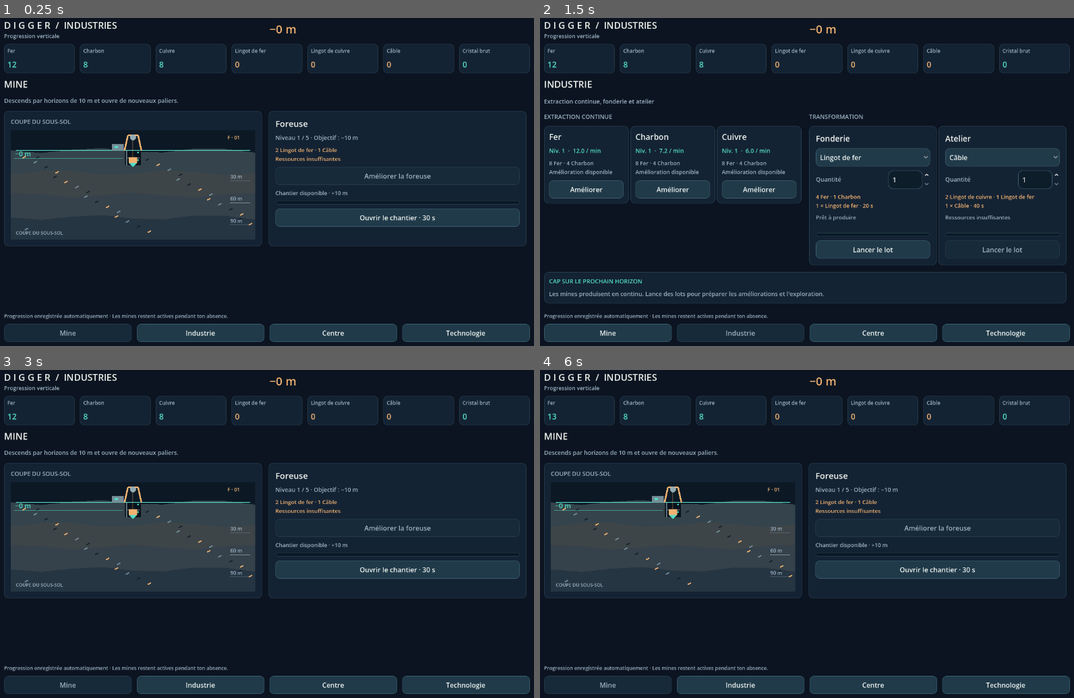
Above: before the commit, frames 1-4 (two rows, left to right).
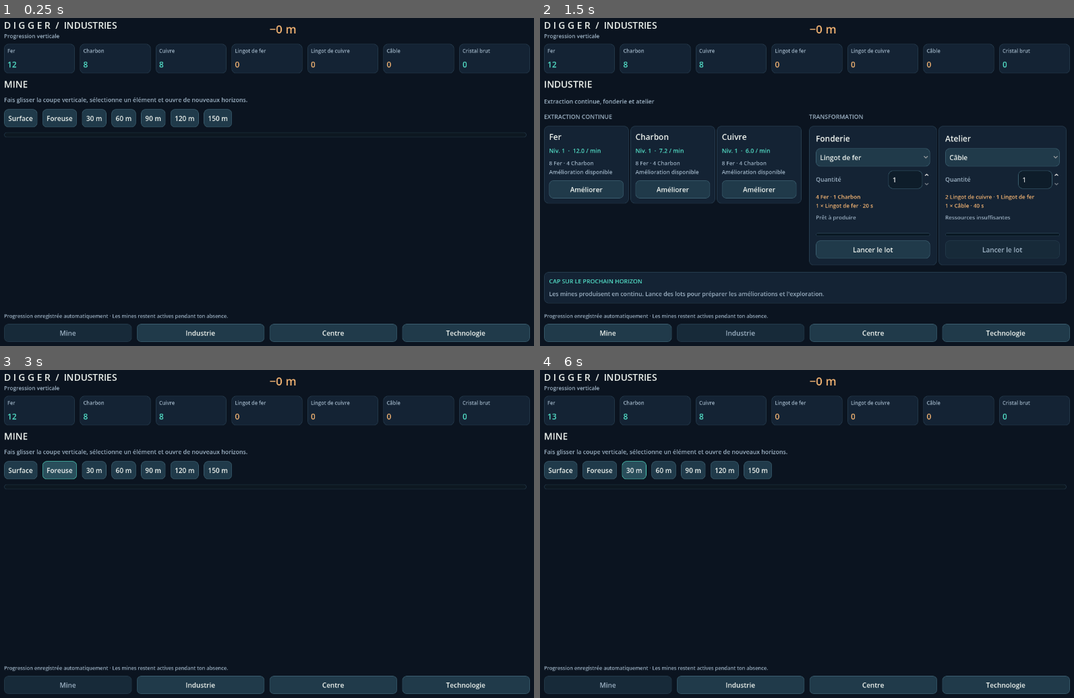
Above: after the commit, the same moments.

Repository: devjonathan1999-del/Project-Digger
Game: Godot game, scene res://scenes/main.tscn
Two runs of this game, one before a commit and one after it. Both use one fixed random seed, a clock stepped at 60 frames per second and the inputs below.
Inputs (mouse positions are in pixels of both pictures, inside the frame that each line leads up to):
- Up to frame 1 (0.25 s): no input
- Up to frame 2 (1.5 s): click (561, 119) at 0.5 s, where only the run after the commit has a clickable "Surface"; click "Industrie" at 1.25 s
- Up to frame 3 (3 s): click "Mine" at 2 s; click (58, 471) at 2.75 s, where only the run after the commit has a clickable "Foreuse"
- Up to frame 4 (6 s): click "Centre" at 3.5 s; click "Technologie" at 4.25 s; click "Mine" at 5 s; click (636, 471) at 5.75 s, where only the run after the commit has a clickable "30 m"

The runs differ from the first frame. In frame 1, 20% of the frame differs, in the area x 0-99%, y 24-70%; in frame 2, nothing differs; in frame 3, 20%; in frame 4, 20%.
Error after the commit: Parse Error: Cannot infer the type of "x" variable because the value doesn't have a set type. (res://src/industry/ui/mine_world.gd:149)

Commit message:
feat: integrate interactive vertical mine world

Diff:
--- a/src/industry/ui/industry_screen.gd
+++ b/src/industry/ui/industry_screen.gd
@@ -3,7 +3,8 @@
 
 const Catalog = preload("res://src/industry/industry_catalog.gd")
 const Style = preload("res://src/industry/ui/industry_theme.gd")
-const Overview = preload("res://src/industry/ui/mine_overview.gd")
+const MineWorldScript = preload("res://src/industry/ui/mine_world.gd")
+const SitePanelScript = preload("res://src/industry/ui/site_panel.gd")
 const IndustryPanelScript = preload("res://src/industry/ui/industry_panel.gd")
 const CenterPanelScript = preload("res://src/industry/ui/center_panel.gd")
 const TechnologyPanelScript = preload("res://src/industry/ui/technology_panel.gd")
@@ -13,11 +14,14 @@
 var _wallet_grid: GridContainer
 var _content_host: VBoxContainer
 var _mine_panel: VBoxContainer
+var _mine_layout: BoxContainer
+var _mine_world
+var _site_panel
+var _milestone_buttons: Dictionary = {}
 var _industry_panel
 var _center_panel
 var _technology_panel
 var _depth: Label
-var _overview: Control
 var _drill_info: Label
 var _drill_cost: Label
 var _drill_upgrade: Button
@@ -129,25 +133,53 @@
     _mine_panel = VBoxContainer.new()
     _mine_panel.name = "MinePanel"
     _mine_panel.size_flags_horizontal = Control.SIZE_EXPAND_FILL
-    _mine_panel.add_theme_constant_override("separation", 14)
+    _mine_panel.add_theme_constant_override("separation", 12)
     _content_host.add_child(_mine_panel)
     _label(_mine_panel, "MINE", 22)
-    _label(_mine_panel, "Descends par horizons de 10 m et ouvre de nouveaux paliers.", 14, Style.MUTED)
-    var row := BoxContainer.new()
-    row.name = "MineColumns"
-    row.size_flags_horizontal = Control.SIZE_EXPAND_FILL
-    row.add_theme_constant_override("separation", 16)
-    _mine_panel.add_child(row)
-
-    var survey := _card(row)
-    survey.custom_minimum_size.x = 280
-    _label(survey, "COUPE DU SOUS-SOL", 14, Style.MUTED)
-    _overview = Overview.new()
-    survey.add_child(_overview)
-
-    var drill := _card(row)
-    _label(drill, "Foreuse", 20)
-    _drill_info = _label(drill, "", 14, Style.MUTED)
+    _label(_mine_panel, "Fais glisser la coupe verticale, sélectionne un élément et ouvre de nouveaux horizons.", 14, Style.MUTED)
+
+    var camera_row := HBoxContainer.new()
+    camera_row.name = "MineCameraShortcuts"
+    camera_row.size_flags_horizontal = Control.SIZE_EXPAND_FILL
+    _mine_panel.add_child(camera_row)
+    var surface := _button(camera_row, "Surface", "FocusSurface")
+    surface.pressed.connect(_focus_depth.bind(0))
+    var drill_focus := _button(camera_row, "Foreuse", "FocusDrill")
+    drill_focus.pressed.connect(_focus_drill)
+    for milestone in [30, 60, 90, 120, 150]:
+        var focus := _button(camera_row, "%d m" % milestone, "Focus%d" % milestone)
+        focus.pressed.connect(_focus_depth.bind(milestone))
+        _milestone_buttons[milestone] = focus
+
+    _mine_layout = BoxContainer.new()
+    _mine_layout.name = "MineWorldLayout"
+    _mine_layout.size_flags_horizontal = Control.SIZE_EXPAND_FILL
+    _mine_layout.add_theme_constant_override("separation", 14)
+    _mine_panel.add_child(_mine_layout)
+
+    var world_card := PanelContainer.new()
+    world_card.size_flags_horizontal = Control.SIZE_EXPAND_FILL
+    world_card.size_flags_vertical = Control.SIZE_EXPAND_FILL
+    world_card.add_theme_stylebox_override("panel", Style.panel(Color("0d1821"), Color("294052"), 6))
+    _mine_layout.add_child(world_card)
+    _mine_world = MineWorldScript.new()
+    world_card.add_child(_mine_world)
+    _mine_world.bind_session(session)
+    _mine_world.selection_changed.connect(_on_world_selection)
+
+    var side := VBoxContainer.new()
+    side.name = "MineSidePanel"
+    side.custom_minimum_size.x = 280
+    side.size_flags_horizontal = Control.SIZE_EXPAND_FILL
+    side.add_theme_constant_override("separation", 12)
+    _mine_layout.add_child(side)
+
+    _site_panel = SitePanelScript.new()
+    side.add_child(_site_panel)
+
+    var drill := _card(side)
+    _label(drill, "COMMANDES FOREUSE", 14, Style.MUTED)
+    _drill_info = _label(drill, "", 16)
     _drill_cost = _label(drill, "", 13, Style.COPPER)
     _drill_upgrade = _button(drill, "Améliorer la foreuse", "DrillUpgrade")
     _drill_upgrade.pressed.connect(_upgrade_drill)
@@ -172,7 +204,9 @@
     _technology_panel.visible = view_id == "technology"
     for id in _tabs:
         _tabs[id].disabled = id == view_id
-    if view_id == "industry":
+    if view_id == "mine":
+        _mine_world.refresh()
+    elif view_id == "industry":
         _industry_panel.refresh()
     elif view_id == "center":
         _center_panel.refresh()
@@ -200,10 +234,26 @@
         _dig_progress.value = _percent(game.jobs["drill"])
     else:
         _dig_info.text = "Chantier disponible · +10 m" if reason == "" else reason
-    _overview.set_progress(game.depth, game.drill_level, game.jobs.get("drill", {}))
+    _refresh_milestone_buttons()
+    _mine_world.refresh()
+    if _site_panel.visible:
+        _site_panel.refresh()
     _industry_panel.refresh()
     _center_panel.refresh()
     _technology_panel.refresh()
+
+func _refresh_milestone_buttons() -> void:
+    for milestone in _milestone_buttons:
+        _milestone_buttons[milestone].visible = session.game.depth >= int(milestone)
+
+func _on_world_selection(kind: String, id: String) -> void:
+    _site_panel.show_selection(kind, id, session)
+
+func _focus_depth(target_depth: int) -> void:
+    _mine_world.focus_depth(target_depth)
+
+func _focus_drill() -> void:
+    _mine_world.focus_depth(session.game.depth)
 
 func _refresh_notices() -> void:
     _save_notice.visible = session.save_blocked or session.save_error != ""
@@ -227,9 +277,8 @@
         return
     var narrow := size.x < 1000
     _wallet_grid.columns = 3 if narrow else 7
-    var mine_columns = find_child("MineColumns", true, false) as BoxContainer
-    if mine_columns != null:
-        mine_columns.vertical = size.x < 720
+    if _mine_layout != null:
+        _mine_layout.vertical = size.x < 880
     if _industry_panel != null:
         _industry_panel._responsive()
 
